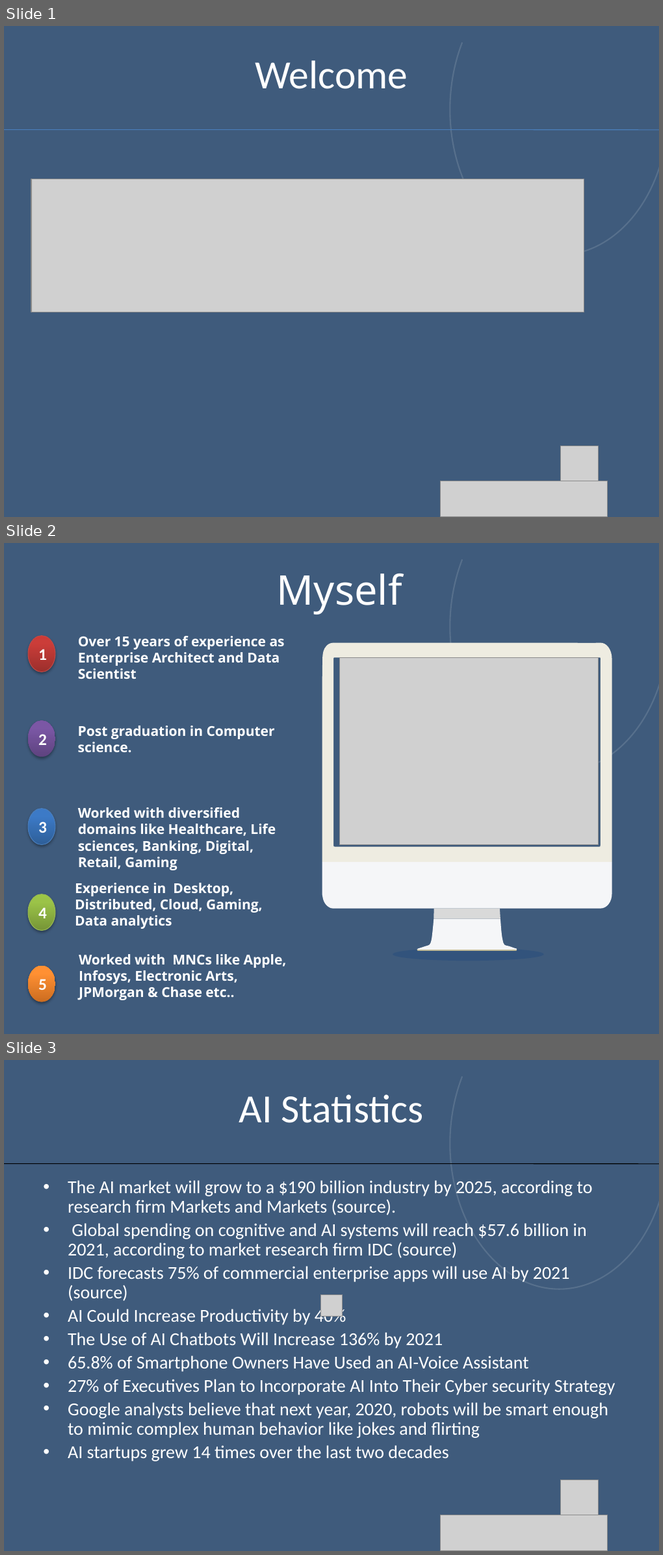
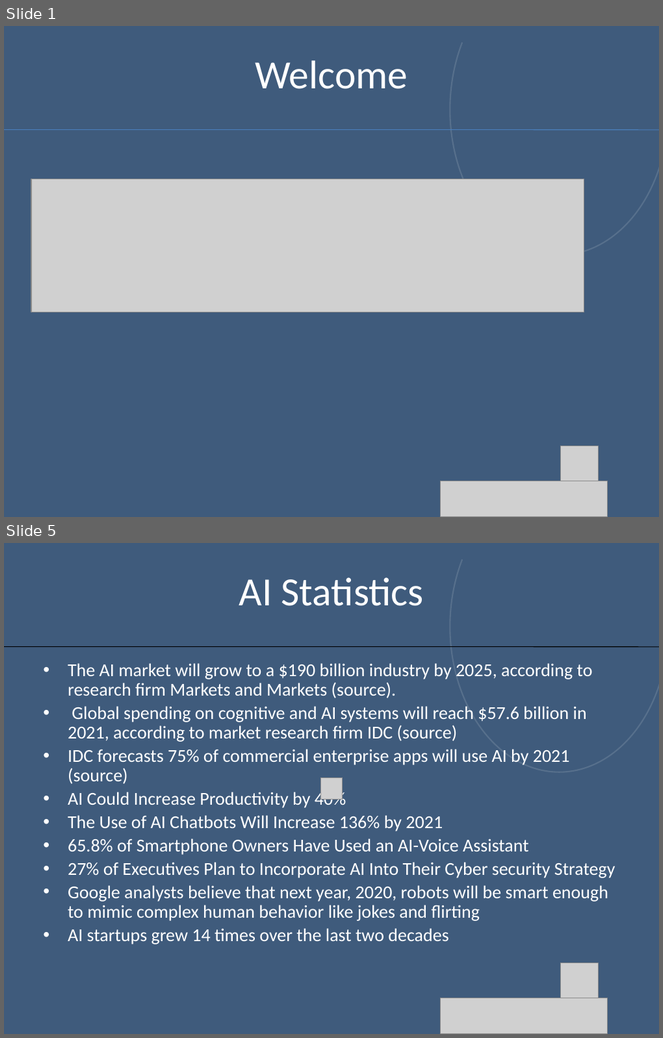
Before and after one commit to aimlearnings/DataScience, a slide deck: Introduction.pptx. Shown one above the other, each under a label of ours: slides 1, 2 and 3 before the commit, slides 1 and 5 after it; the slides between them are not shown. The pictures are 663x1555 and 663x1038 pixels, drawn with LibreOffice and Linux fonts; fonts in the diff are those of the drawing; grey boxes stand for pictures; background and template pictures are left out; a plain dark background stands for a picture behind light text. Boxes give left, top, right and bottom in pixels: in the first picture for what was removed or moved away, otherwise in the second. Text is boxed around its words. In the diff, an @@ line names an element or a change of style, - is before the commit and + after.

Commit message:
Adding PPTs

```diff
--- a/Introduction.pptx
+++ b/Introduction.pptx
@@ slide 2 removed at (x1=4, y1=543, x2=659, y2=1034), background picture (left out); not listed: 2 template elements that a slide beside it also shows @@
@@ text removed at (x1=277, y1=574, x2=402, y2=615) @@
-Myself
@@ ellipse removed at (x1=28, y1=635, x2=56, y2=672) @@
-1
@@ text removed at (x1=78, y1=636, x2=285, y2=679) @@
-Over 15 years of experience as Enterprise Architect and Data Scientist
@@ picture removed at (x1=339, y1=657, x2=598, y2=845) @@
@@ ellipse removed at (x1=28, y1=720, x2=56, y2=757) @@
-2
@@ text removed at (x1=78, y1=726, x2=275, y2=753) @@
-Post graduation in Computer science.
@@ ellipse removed at (x1=28, y1=808, x2=56, y2=845) @@
-3
@@ text removed at (x1=78, y1=808, x2=276, y2=871) @@
-Worked with diversified domains like Healthcare, Life sciences, Banking, Digital, Retail, Gaming
@@ text removed at (x1=75, y1=883, x2=263, y2=929) @@
-Experience in Desktop, Distributed, Cloud, Gaming, Data analytics
@@ ellipse removed at (x1=28, y1=894, x2=56, y2=930) @@
-4
@@ ellipse removed at (x1=393, y1=948, x2=544, y2=961) @@
@@ group removed at (x1=322, y1=642, x2=612, y2=951): 5 freeform shapes @@
@@ ellipse removed at (x1=28, y1=966, x2=56, y2=1003) @@
-5
@@ text removed at (x1=79, y1=954, x2=287, y2=1001) @@
-Worked with MNCs like Apple, Infosys, Electronic Arts, JPMorgan & Chase etc..
@@ what was slide 3 is now slide 5 @@
```
Also in this commit, not shown: 3 slides added, 4 other files.
